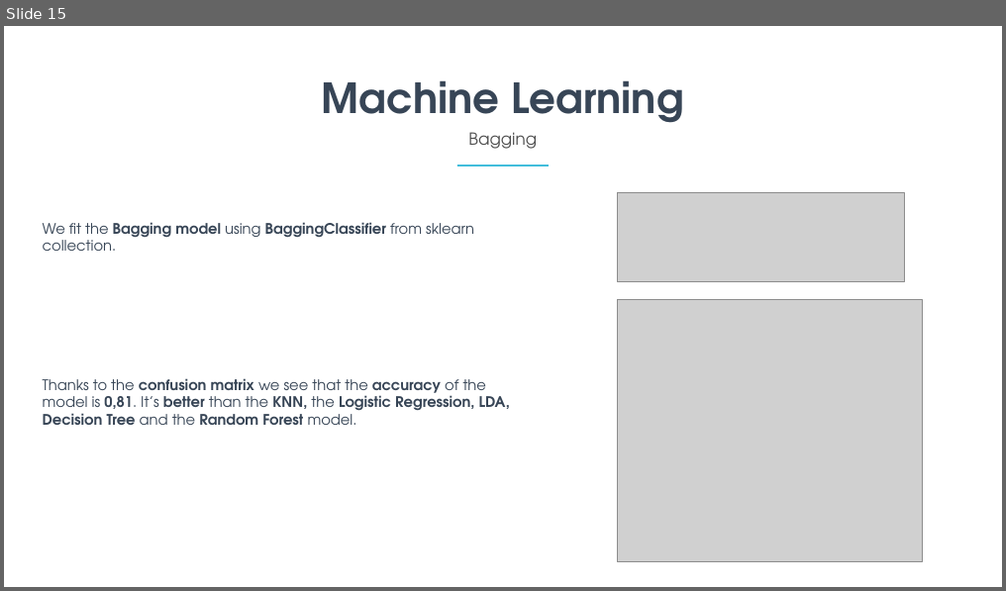
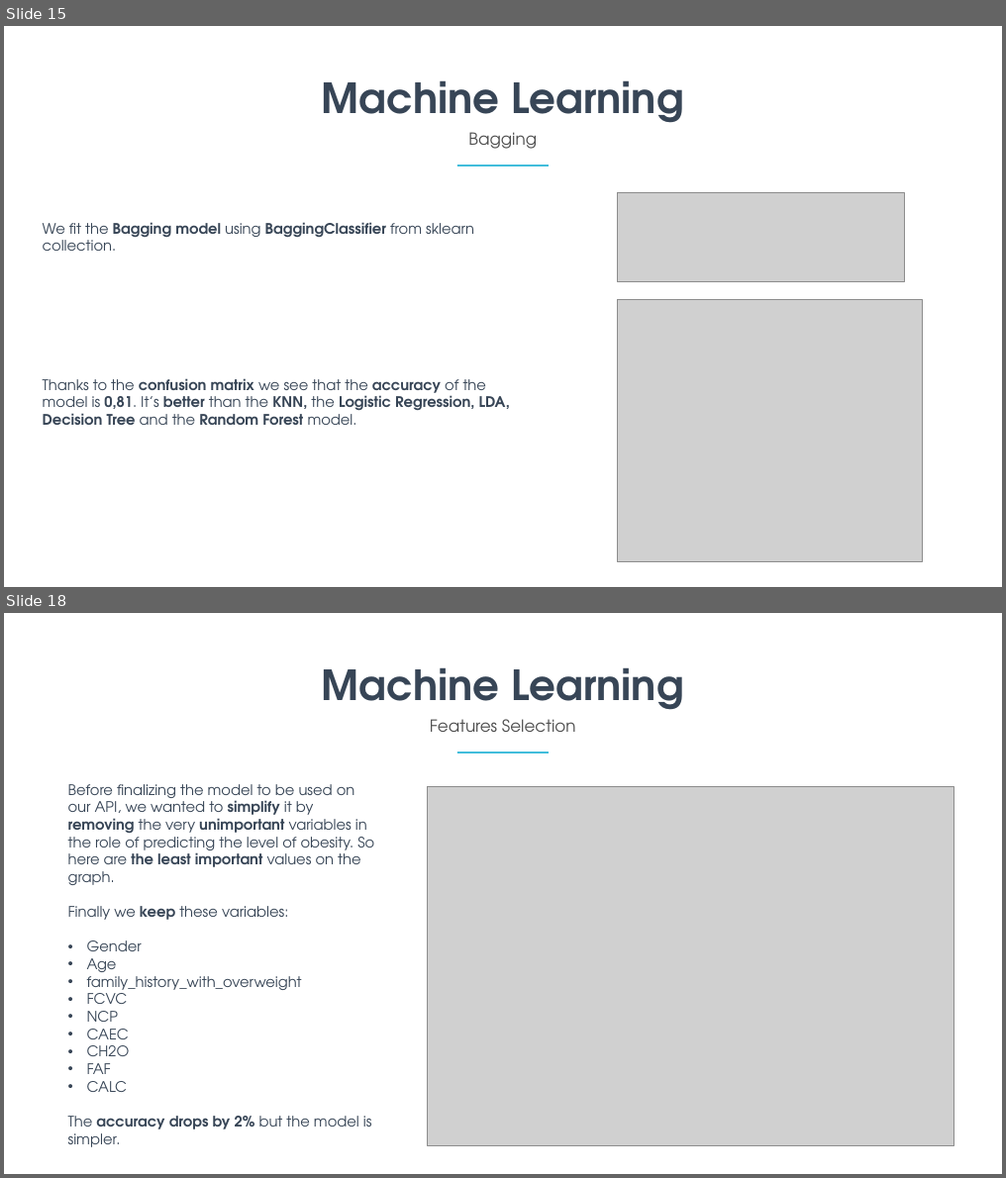
Before and after one commit to Aursen/ObesityAnalysis, a slide deck: Report.pptx. Shown one above the other, each under a label of ours: slide 15 before the commit, slides 15 and 18 after it; the slides between them are not shown. The pictures are 1006x591 and 1006x1178 pixels, drawn with LibreOffice and Linux fonts; fonts in the diff are those of the drawing; grey boxes stand for pictures. Boxes give left, top, right and bottom in pixels: in the first picture for what was removed or moved away, otherwise in the second. Text is boxed around its words. In the diff, an @@ line names an element or a change of style, - is before the commit and + after.

```diff
--- a/Report.pptx
+++ b/Report.pptx
@@ slide 18 added at [4, 613, 1002, 1174], background #FFFFFF @@
@@ text added at [322, 667, 684, 710], 80 pt, text #374556, bold @@
+Machine Learning
@@ text added at [430, 719, 576, 732], 32 pt, text #4C4C4C @@
+Features Selection
@@ rectangle added at [457, 752, 548, 754], fill #41BDDB @@
@@ text added at [68, 784, 374, 1148], 28 pt, text #374556 @@
+Before finalizing the model to be used on our API, we wanted to simplify it by removing the very unimportant variables in the role of predicting the level of obesity. So here are the least important values on the graph.
+Finally we keep these variables:
+• Gender
+• Age
+• family_history_with_overweight
+• FCVC
+• NCP
+• CAEC
+• CH2O
+• FAF
+• CALC
+The accuracy drops by 2% but the model is simpler.
@@ picture added at [427, 786, 953, 1145] @@
```
Also in this commit, not shown: 1 slide changed, 1 other slide added.
